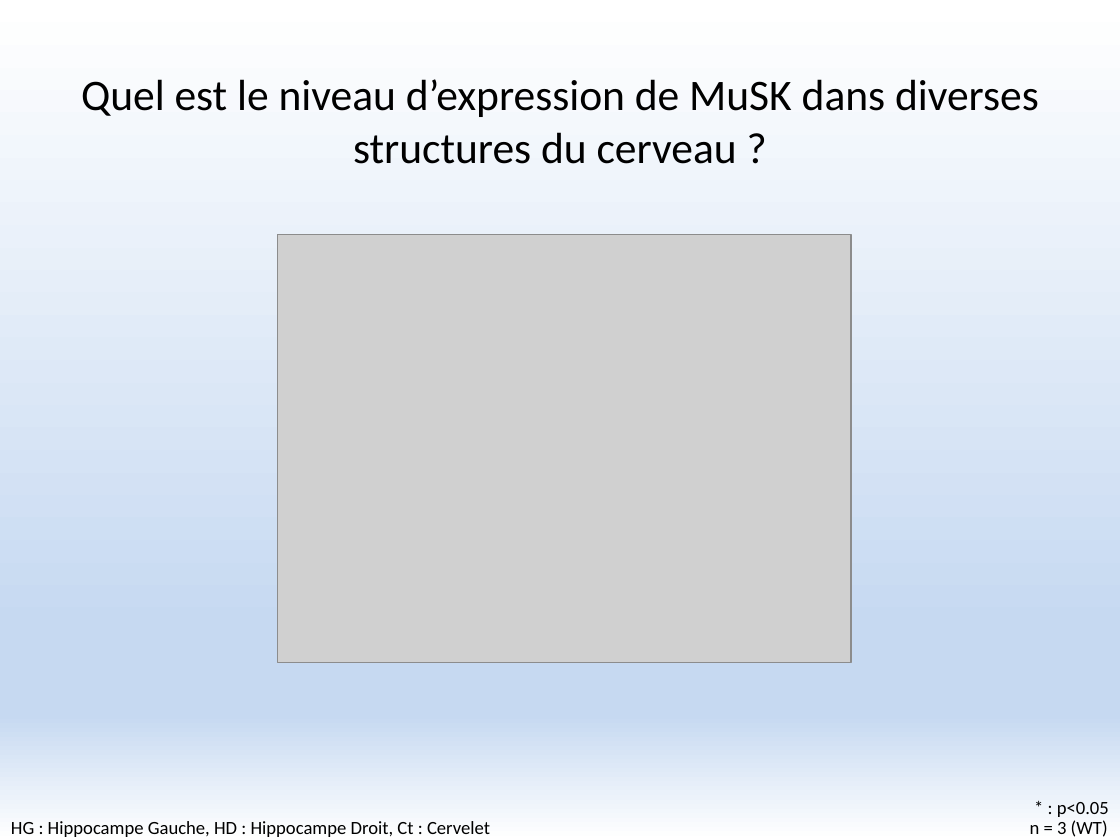
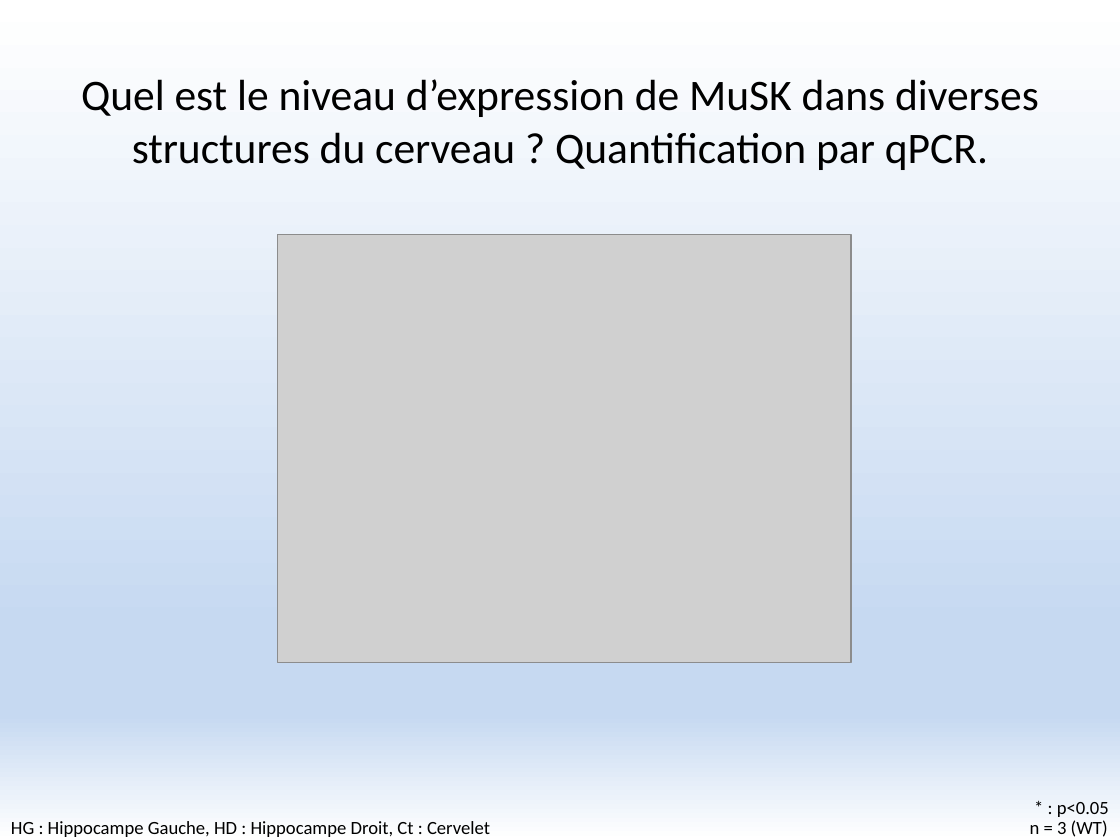
Before and after one commit to FlorentKl/rapport-m2, a slide deck: slide 14 of Présentation Oral.pptx. Drawn at 1120x840 pixels with LibreOffice and Linux fonts; fonts in the diff are those of the drawing; grey boxes stand for pictures. Boxes give left, top, right and bottom in pixels: in the first picture for what was removed or moved away, otherwise in the second. Text is boxed around its words. In the diff, an @@ line names an element or a change of style, - is before the commit and + after.

```diff
--- a/Présentation Oral.pptx
+++ b/Présentation Oral.pptx
@@ title at [81,79,1039,170]: text changed @@
-Quel est le niveau d’expression de MuSK dans diverses structures du cerveau ?
+Quel est le niveau d’expression de MuSK dans diverses structures du cerveau ? Quantification par qPCR.
```
Also in this commit, not shown: 11 other slides changed.
